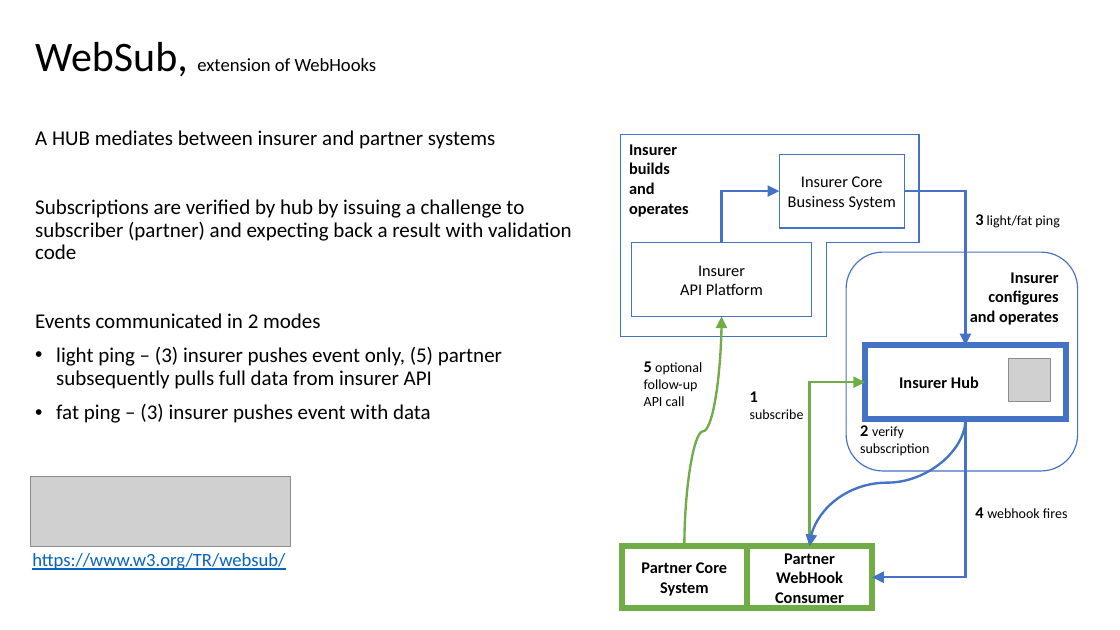
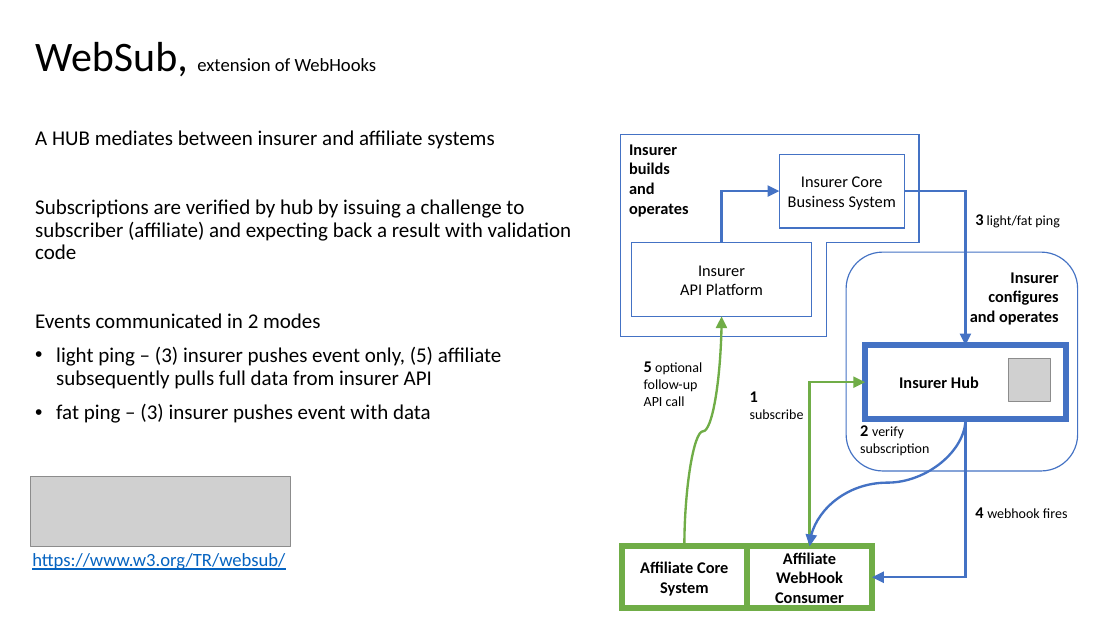
Before and after one commit to sujayathavale/outboundIntegrations, a slide deck: slide 6 of Outbound Integrations.pptx. Drawn at 1120x630 pixels with LibreOffice and Linux fonts; fonts in the diff are those of the drawing; grey boxes stand for pictures. Boxes give left, top, right and bottom in pixels: in the first picture for what was removed or moved away, otherwise in the second. Text is boxed around its words. In the diff, an @@ line names an element or a change of style, - is before the commit and + after.

Commit message:
Renamed partner to affiliate

```diff
--- a/Outbound Integrations.pptx
+++ b/Outbound Integrations.pptx
@@ text at (x1=35, y1=130, x2=571, y2=259): text changed @@
-A HUB mediates between insurer and partner systems
-Subscriptions are verified by hub by issuing a challenge to subscriber (partner) and expecting back a result with validation code
+A HUB mediates between insurer and affiliate systems
+Subscriptions are verified by hub by issuing a challenge to subscriber (affiliate) and expecting back a result with validation code
@@ text at (x1=56, y1=347, x2=502, y2=389): text changed @@
-• light ping – (3) insurer pushes event only, (5) partner subsequently pulls full data from insurer API
+• light ping – (3) insurer pushes event only, (5) affiliate subsequently pulls full data from insurer API
@@ text in rectangle at (x1=640, y1=561, x2=728, y2=573): text changed @@
-Partner Core
+Affiliate Core
@@ text in rectangle at (x1=783, y1=552, x2=836, y2=564): text changed @@
-Partner
+Affiliate
```
Also in this commit, not shown: 7 other slides changed.
